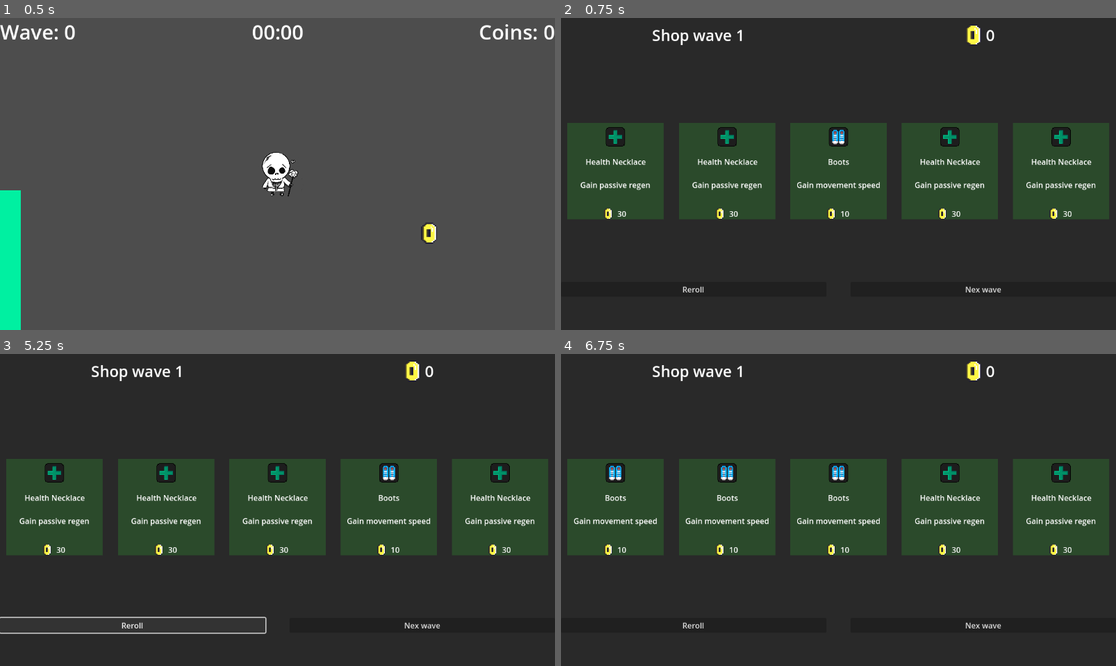
Above: before the commit, frames 1-4 (two rows, left to right).
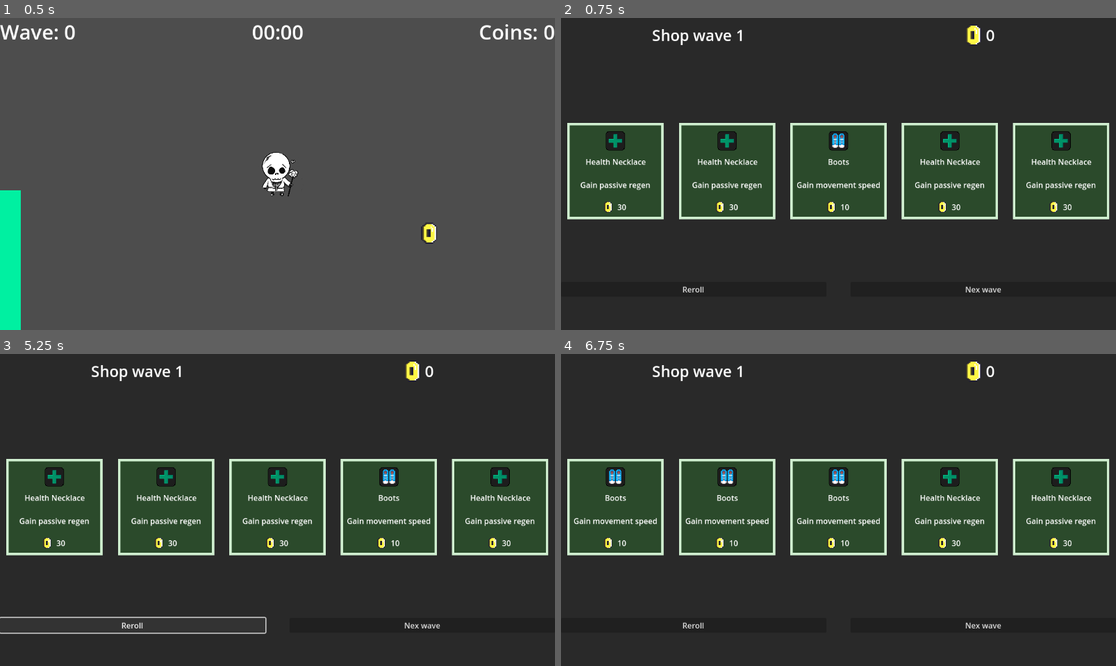
Above: after the commit, the same moments.

Repository: PoloLoveTaco/One-Month-Game-Jam
Game: Godot game, scene res://Scenes/test.tscn
Two runs of this game, one before a commit and one after it. Both use one fixed random seed, a clock stepped at 60 frames per second and the inputs below.
Inputs (mouse positions are in pixels of both pictures, inside the frame that each line leads up to):
- Up to frame 1 (0.5 s): no input
- Up to frame 2 (0.75 s): hold Right (right) from 0.53 s (still down); hold T (tmp) from 0.53 s (still down)
- Up to frame 3 (5.25 s): release Right (right) at 1.25 s; release T (tmp) at 1.25 s; click (61, 460) at 1.25 s; click (172, 460) at 2 s; click (283, 460) at 2.75 s; click (394, 460) at 3.5 s; click (505, 460) at 4.25 s; click "Reroll" at 5 s
- Up to frame 4 (6.75 s): click "Nex wave" at 5.75 s; tap Enter at 6.5 s; hold Down (down) from 6.53 s (still down); tap T (tmp) at 6.6 s

Frame 1 is identical in both runs. In frame 2, 4.3% of the frame differs, in the area x 1-99%, y 33-65%; in frame 3, 4.3%; in frame 4, 4.3%.

Commit message:
[ADD] border to item in item shop

Diff:
--- a/Scenes/shop.tscn
+++ b/Scenes/shop.tscn
@@ -14,7 +14,7 @@
 [ext_resource type="Resource" uid="uid://c6l1l8rcjskef" path="res://Scripts/Resources/ItemData/health_necklace_leg.tres" id="10_1cyt5"]
 
 [sub_resource type="StyleBoxFlat" id="StyleBoxFlat_0c07c"]
-bg_color = Color(0.16206557, 0.1620656, 0.16206548, 1)
+bg_color = Color(0.16078432, 0.16078432, 0.16078432, 1)
 
 [node name="Shop" type="Control"]
 process_mode = 2
--- a/Scenes/shop_item.tscn
+++ b/Scenes/shop_item.tscn
@@ -13,7 +13,18 @@
 
 [sub_resource type="StyleBoxEmpty" id="StyleBoxEmpty_asrp6"]
 
-[sub_resource type="StyleBoxEmpty" id="StyleBoxEmpty_tga60"]
+[sub_resource type="StyleBoxFlat" id="StyleBoxFlat_b8rhe"]
+content_margin_left = 0.0
+content_margin_top = 0.0
+content_margin_right = 0.0
+content_margin_bottom = 0.0
+bg_color = Color(1, 1, 1, 0)
+border_width_left = 5
+border_width_top = 5
+border_width_right = 5
+border_width_bottom = 5
+border_color = Color(0.9691369, 0.9691369, 0.9691368, 1)
+corner_detail = 5
 
 [node name="ShopItem" type="Button"]
 offset_right = 8.0
@@ -30,7 +41,7 @@
 layout_mode = 0
 offset_right = 200.0
 offset_bottom = 200.0
-theme_override_styles/panel = SubResource("StyleBoxEmpty_tga60")
+theme_override_styles/panel = SubResource("StyleBoxFlat_b8rhe")
 
 [node name="Background" type="ColorRect" parent="Panel"]
 layout_mode = 1
@@ -47,9 +58,9 @@
 anchor_left = 0.5
 anchor_right = 0.5
 offset_left = -20.0
-offset_top = 9.0
+offset_top = 16.785
 offset_right = 20.0
-offset_bottom = 49.0
+offset_bottom = 56.785
 grow_horizontal = 2
 
 [node name="Name" type="Label" parent="Panel"]
@@ -88,7 +99,8 @@
 anchor_top = 1.0
 anchor_right = 1.0
 anchor_bottom = 1.0
-offset_top = -23.0
+offset_top = -37.14
+offset_bottom = -14.139999
 grow_horizontal = 2
 grow_vertical = 0
 theme_override_constants/separation = 8
Not shown: 1 places in Scenes/shop.tscn that only renumber resources
Not shown: 1 places in Scenes/shop_item.tscn that only renumber resources
Not shown: 1 places in Scripts/Resources/ItemData/boots_commun.tres that only renumber resources
Not shown: 1 places in Scripts/Resources/ItemData/boots_epic.tres that only renumber resources
Not shown: 1 places in Scripts/Resources/ItemData/boots_leg.tres that only renumber resources
Not shown: 1 places in Scripts/Resources/ItemData/boots_rare.tres that only renumber resources
